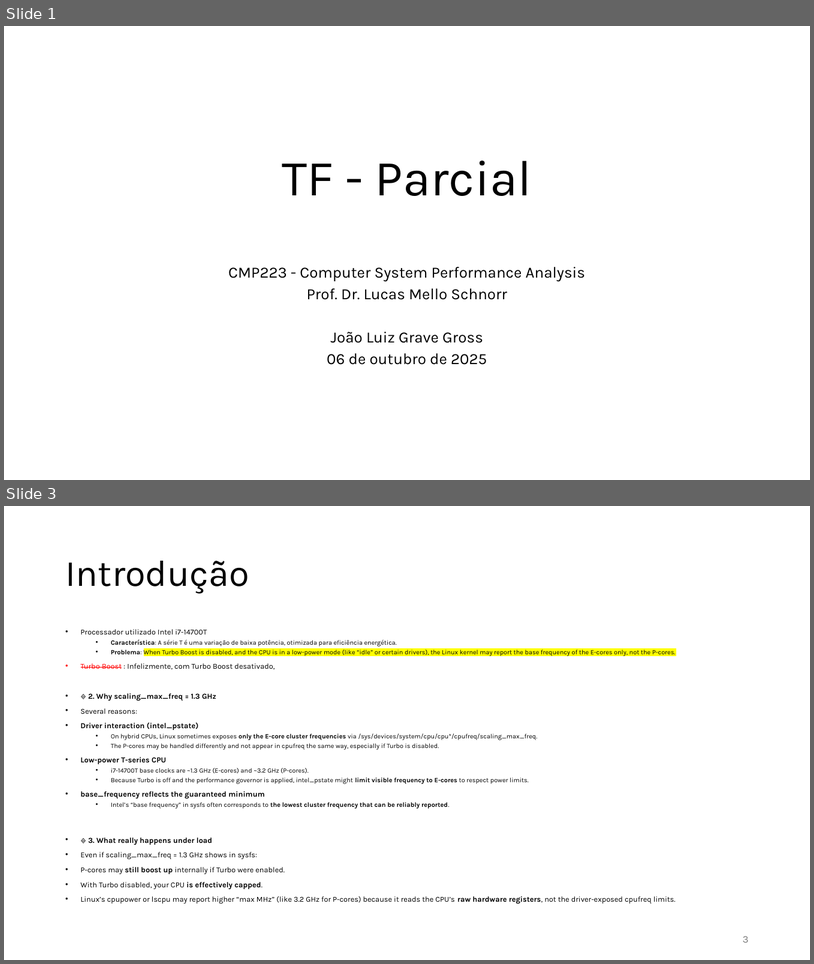
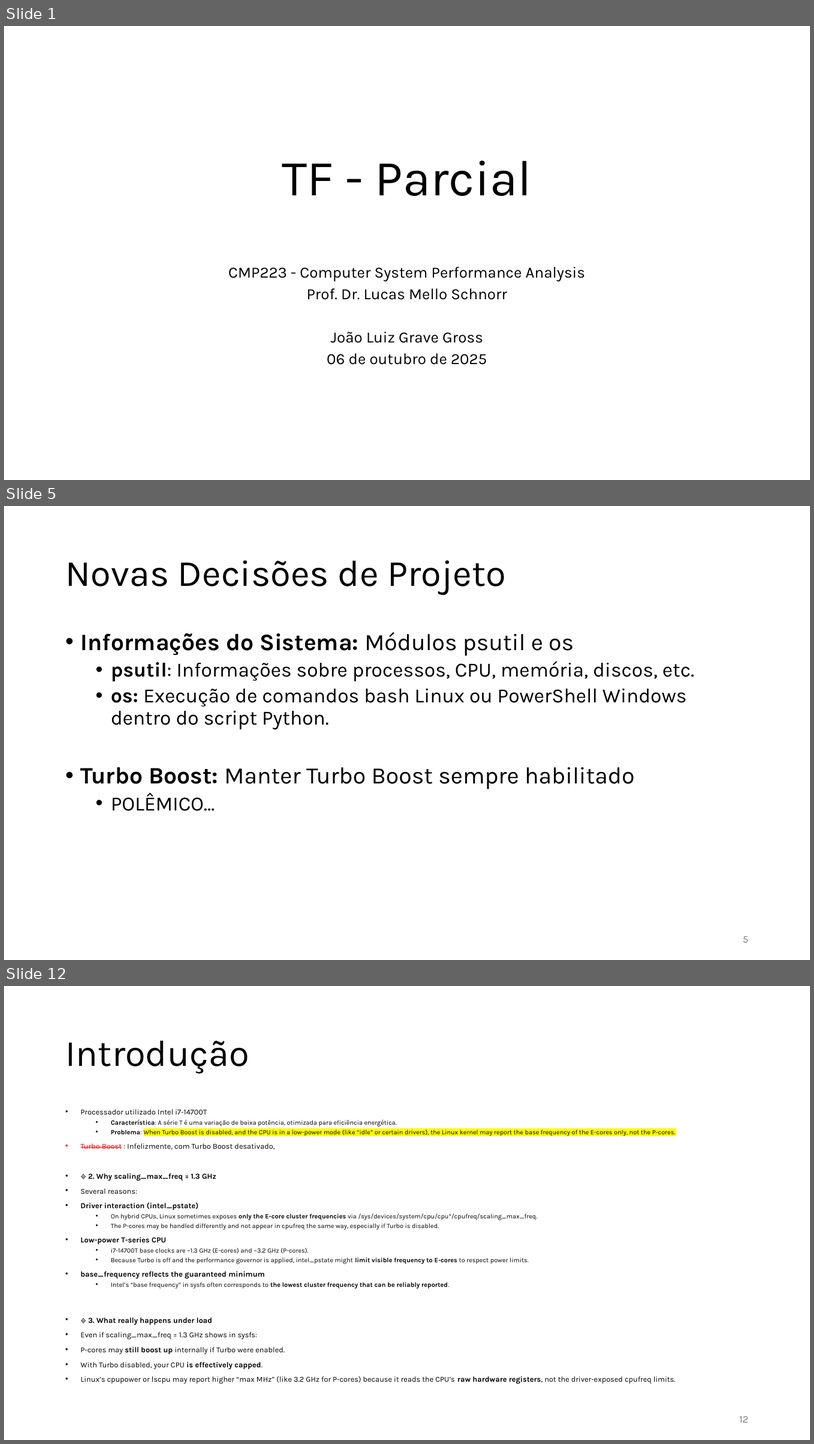
Before and after one commit to jlggross/TF-cmp223, a slide deck: 02-Parcial/02-Parcial-Apresentacao.pptx. Shown one above the other, each under a label of ours: slides 1 and 3 before the commit, slides 1, 5 and 12 after it; the slides between them are not shown. The pictures are 814x964 and 814x1444 pixels, drawn with LibreOffice and Linux fonts; fonts in the diff are those of the drawing. Boxes give left, top, right and bottom in pixels: in the first picture for what was removed or moved away, otherwise in the second. Text is boxed around its words. In the diff, an @@ line names an element or a change of style, - is before the commit and + after.

```diff
--- a/02-Parcial/02-Parcial-Apresentacao.pptx
+++ b/02-Parcial/02-Parcial-Apresentacao.pptx
@@ slide 5 added at [4, 506, 810, 960], background #FFFFFF @@
@@ title added at [65, 560, 506, 595], 44 pt, text #000000 @@
+Novas Decisões de Projeto
@@ text added at [81, 632, 695, 811], 24 pt, text #000000 @@
+• Informações do Sistema: Módulos psutil e os
+  • psutil: Informações sobre processos, CPU, memória, discos, etc.
+  • os: Execução de comandos bash Linux ou PowerShell Windows dentro do script Python.
+• Turbo Boost: Manter Turbo Boost sempre habilitado
+  • POLÊMICO…
@@ page number added at [743, 936, 749, 942], 12 pt, text #797979 @@
+5
@@ what was slide 3 is now slide 12 @@
@@ page number at [740, 1416, 749, 1422]: text changed @@
-3
+12
```
Also in this commit, not shown: 2 slides changed, 8 other slides added, 8 slides removed.
